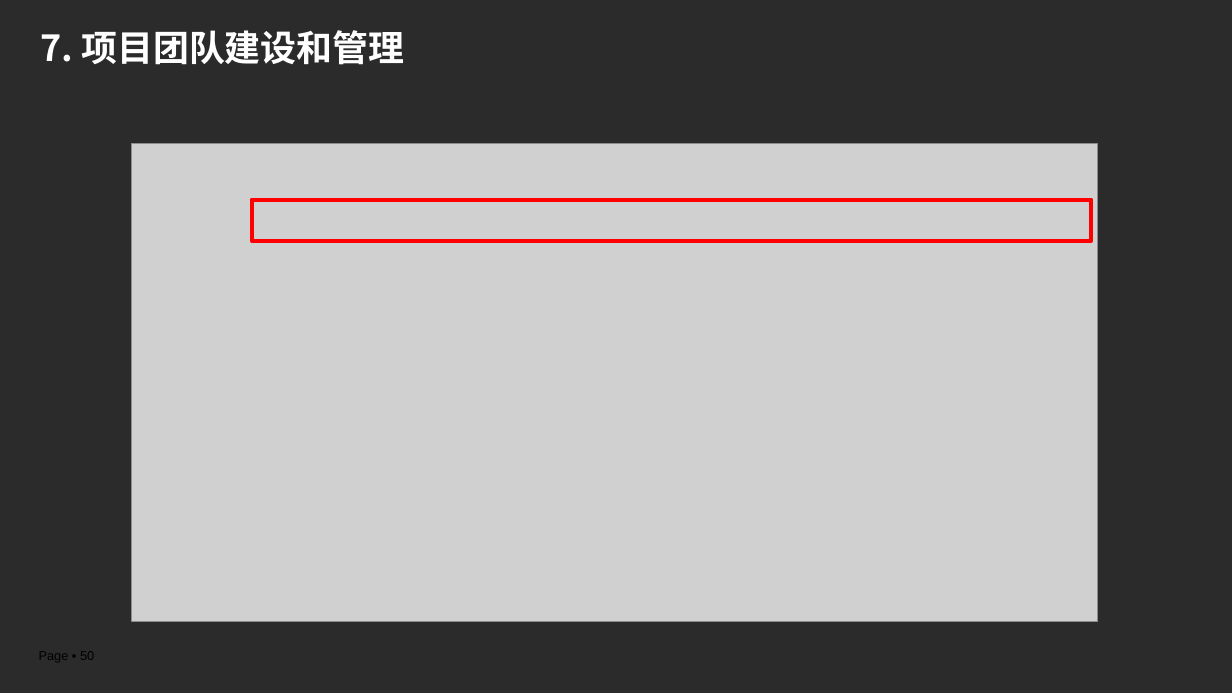
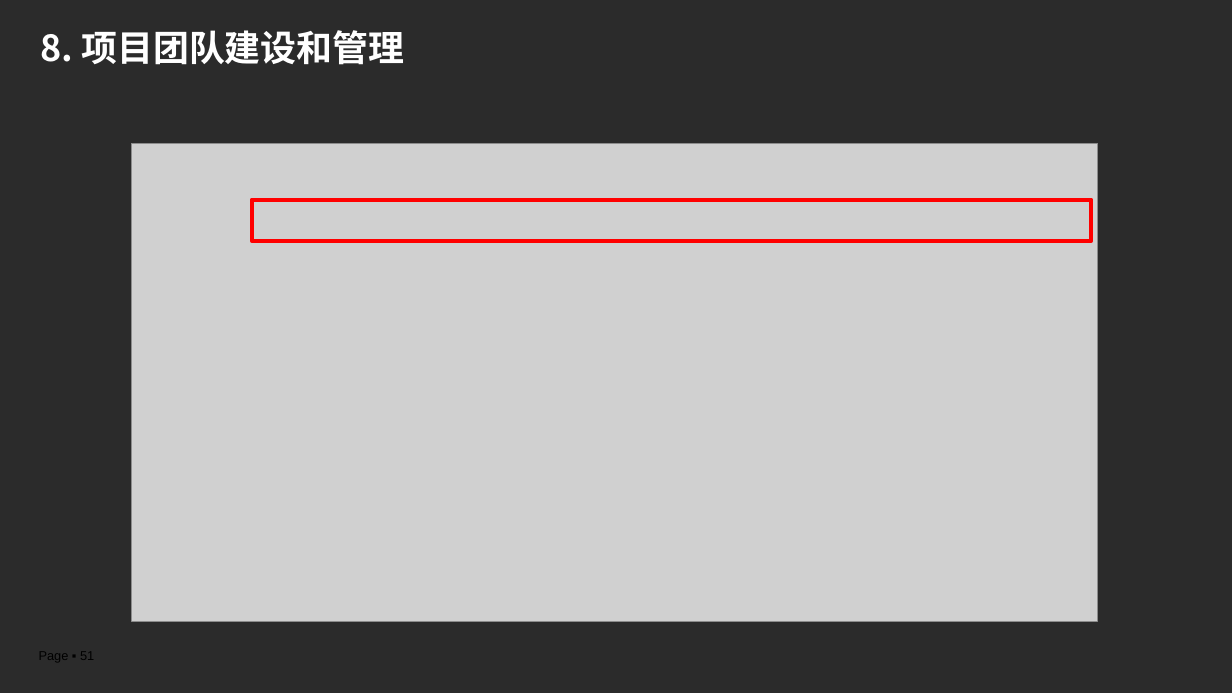
Before and after one commit to edu2act/course-IT-Project-Management, a slide deck: slide 51 of materials/slides/ch04.pptx (slide 50 before the commit). Drawn at 1232x693 pixels with LibreOffice and Linux fonts; fonts in the diff are those of the drawing; grey boxes stand for pictures; background and template pictures are left out; a plain dark background stands for a picture behind light text. Boxes give left, top, right and bottom in pixels: in the first picture for what was removed or moved away, otherwise in the second. Text is boxed around its words. In the diff, an @@ line names an element or a change of style, - is before the commit and + after.

```diff
--- a/materials/slides/ch04.pptx
+++ b/materials/slides/ch04.pptx
@@ title at (x1=40, y1=30, x2=404, y2=65): text changed @@
-7. 项目团队建设和管理
+8. 项目团队建设和管理
@@ page number at (x1=39, y1=652, x2=94, y2=661): text changed @@
-Page ▪ 50
+Page ▪ 51
```
Also in this commit, not shown: 7 other slides changed, 2 slides added, 1 slide removed, 2 other files.
